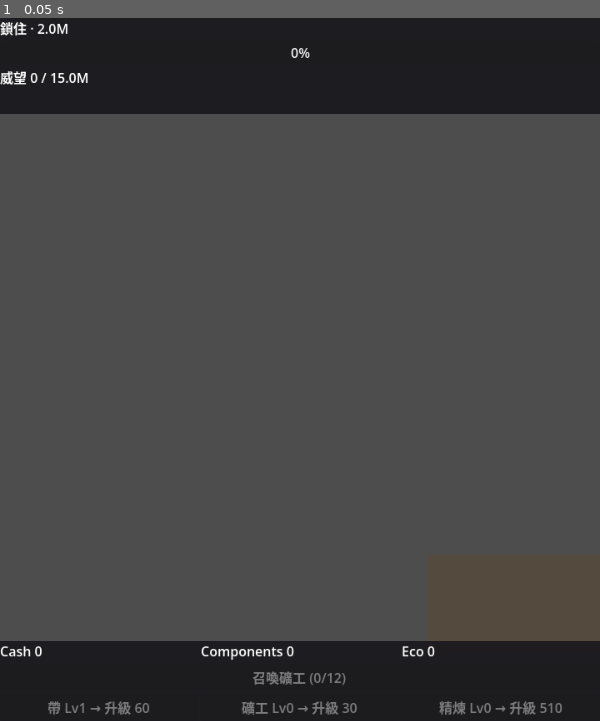
Above: before the commit, frame 1.
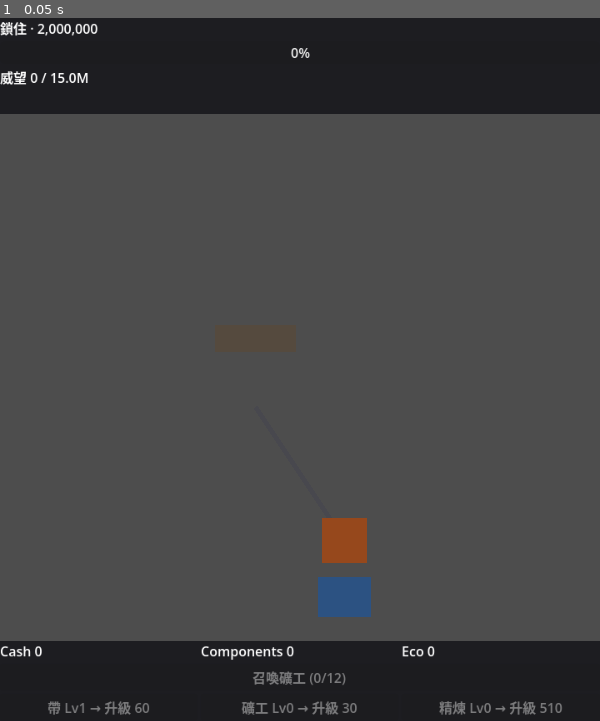
Above: after the commit, the same moment.

Repository: sordiulamjp/junkpile-tycoon
Game: Godot game, scene res://main.tscn
The game is run twice, just before and just after one commit, with the same random seed, the same clock (stepped at 60 frames per second) and the same inputs.
Inputs:
- Up to frame 1 (0.05 s): no input

The runs differ from the first frame. In frame 1, 1.1% of the frame differs, in the area x 7-62%, y 0-86%.

Commit message:
fix(scene): correct camera framing and miner/pile root positions (VR-03 review fix)
Two review-blocking bugs (ALTA-150):
- Camera size/center were derived solely from docx screen_kx/ky/cy
  with a made-up formula, putting BeltTrack/Smelter/Warehouse/
  BELT_HEAD entirely outside the frustum. Camera now fits itself from
  the actual site coordinates (foothill/belt_head/smelter/warehouse +
  full-cap mountain growth) so the mid HUD band (hud_top..1-hud_bottom)
  always contains them, regardless of future coordinate tuning.
- MinersRoot/PileRoot were never positioned at site_foothill_pos, so
  miners and tappable debris spawned at the world origin, landing
  inside the bottom HUD's screen band where the ColorRect's input
  swallowed taps before physics picking ever saw them (first miner
  could never be manually afforded). Both roots now sit at
  site_foothill_pos like the mountain itself.

Also: top-bar lock label now prints the full number ("鎖住 ·
2,000,000") instead of the K/M abbreviation used elsewhere in the HUD.

Adds a headless camera-frustum/unproject regression test (Review's
suggestion) covering belt/furnace/warehouse, mountain-top-at-full-cap,
and a summoned miner + spawned pile chunk, so a future coordinate or
HUD-ratio change that pushes anything out of the mid band fails CI
instead of only being caught by manual device testing.

GUT: 46/46 passing.

Co-Authored-By: Claude Sonnet 5 <noreply@anthropic.com>
Co-authored-by: multica-agent <github@multica.ai>

Diff:
--- a/main.gd
+++ b/main.gd
@@ -14,6 +14,13 @@
 ## 正交相機嘅視野縮放同垂直置中，令山腳／帶／爐喺 3:4 直版入面啱晒
 ## HUD 12/66/22 版面。
 
+## 山腳堆疊嘅盒仔尺寸——純美術造型，唔係遊戲數值，所以留喺呢度做
+## script const（唔屬於 constants.gd 嘅「數值」，但相機取景要用嚟計算
+## 山頂最高會去到邊，所以抽出嚟同 _rebuild_foothill_stack() 共用，
+## 避免兩處各自 hardcode 一份出現唔一致）。
+const FOOTHILL_BASE_HEIGHT := 0.3
+const FOOTHILL_TIER_HEIGHT := 0.16
+
 var c: GameConstants
 var state: GameState
 var rng := RandomNumberGenerator.new()
@@ -74,6 +81,47 @@
 func _site_to_world(v: Vector2, z: float = 0.0) -> Vector3:
 	return Vector3(v.x, v.y, z)
 
+## 由實際場地座標（山腳／帶頭／爐／倉，加山頂長到盡嘅高度）反推正交
+## 相機嘅 size／中心，令呢啲物件嘅螢幕 Y 比例落喺 hud_top~1-hud_bottom
+## 之間（中層 66% 果段），唔會俾頂／底 HUD 遮咗。
+##
+## 上一版單憑 docx 嘅 screen_kx／screen_ky／screen_cy 三個數推導鏡頭
+## size／中心，撞出帶／爐／倉全部跌出畫面（Review 意見，見 ALTA-150）。
+## 原 Canvas 工程／docx 冇留低呢三個數點樣換算做正交相機參數嘅公式，
+## 淨憑估好易再撞第二次；而家改為直接由場地座標反推，保證幾個關鍵
+## 節點實跌喺中層帶入面。screen_kx／screen_ky／screen_cy 冇再用喺呢個
+## function（留喺 constants.gd 等後續搵返原公式或者遠端設定接手）。
+func _compute_camera_frame() -> Dictionary:
+	var pts: Array[Vector2] = [c.site_foothill_pos, c.belt_head_pos, c.smelter_pos, c.warehouse_pos]
+	var min_x: float = pts[0].x
+	var max_x: float = pts[0].x
+	var min_y: float = pts[0].y
+	var max_y: float = pts[0].y
+	for p in pts:
+		min_x = minf(min_x, p.x)
+		max_x = maxf(max_x, p.x)
+		min_y = minf(min_y, p.y)
+		max_y = maxf(max_y, p.y)
+
+	# 山頂會隨召喚礦工長到最盡（miner_summon_cap 層），連埋預留返
+	# 少少邊界，保證由 0 個礦工到 12 個礦工都留喺中層帶入面。
+	var mountain_top: float = c.site_foothill_pos.y + FOOTHILL_BASE_HEIGHT \
+		+ float(c.miner_summon_cap) * FOOTHILL_TIER_HEIGHT
+	max_y = maxf(max_y, mountain_top)
+	max_y += 0.3   # 山頂／礦工盒仔留白
+	min_y -= 0.5   # 倉腳留白
+	min_x -= 0.5
+	max_x += 0.5
+
+	var top_frac: float = c.hud_top / 100.0
+	var bottom_frac: float = 1.0 - (c.hud_bottom / 100.0)
+
+	var size: float = (max_y - min_y) / (bottom_frac - top_frac)
+	var world_cy: float = max_y - size * (0.5 - top_frac)
+	var world_cx: float = (min_x + max_x) * 0.5
+
+	return {"size": size, "cx": world_cx, "cy": world_cy}
+
 func _make_box(size: Vector3, color: Color) -> MeshInstance3D:
 	var mesh_instance := MeshInstance3D.new()
 	var box := BoxMesh.new()
@@ -92,12 +140,12 @@
 	var cam := Camera3D.new()
 	cam.name = "Camera3D"
 	cam.projection = Camera3D.PROJECTION_ORTHOGONAL
-	# screen_ky 決定正交相機視野嘅垂直縮放；screen_cy 決定畫面中心對應
-	# 嘅世界 Y，令山腳到帶／爐嘅範圍啱晒 3:4 直版嘅中層（HUD mid 66%）。
-	cam.size = 1.0 / c.screen_ky
-	var world_cy: float = c.screen_cy / c.screen_ky
-	cam.position = Vector3(0.0, world_cy, 10.0)
+	cam.keep_aspect = Camera3D.KEEP_HEIGHT # size＝視野「高度」，唔受畫面闊度影響
+	var frame := _compute_camera_frame()
+	cam.size = frame["size"]
+	cam.position = Vector3(frame["cx"], frame["cy"], 10.0)
 	cam.rotation = Vector3.ZERO # 望向 -Z
+	cam.current = true
 	_world.add_child(cam)
 
 	var light := DirectionalLight3D.new()
@@ -130,12 +178,18 @@
 	warehouse.position = _site_to_world(c.warehouse_pos, 0.22)
 	_world.add_child(warehouse)
 
+	# 礦工／山腳碎料嘅本地座標係「相對山腳」嘅少少 jitter；root 本身要
+	# 擺喺 site_foothill_pos，唔係就會全部跌喺世界原點（同底部 HUD
+	# 個 ColorRect 重疊，tap 事件俾 GUI 食咗去唔到 physics picking——
+	# Review 意見，見 ALTA-150）。
 	_miners_root = Node3D.new()
 	_miners_root.name = "MinersRoot"
+	_miners_root.position = _site_to_world(c.site_foothill_pos)
 	_world.add_child(_miners_root)
 
 	_pile_root = Node3D.new()
 	_pile_root.name = "PileRoot"
+	_pile_root.position = _site_to_world(c.site_foothill_pos)
 	_world.add_child(_pile_root)
 
 	_belt_items_root = Node3D.new()
@@ -153,8 +207,10 @@
 	var tiers: int = state.miner_count
 	for i in range(tiers):
 		var t: float = float(i) / float(maxi(c.miner_summon_cap, 1))
-		var box := _make_box(Vector3(0.75 - t * 0.35, 0.16, 0.5 - t * 0.2), Color(0.5, 0.44, 0.36))
-		box.position = Vector3(0.0, 0.3 + float(i) * 0.16, 0.0)
+		var box := _make_box(
+			Vector3(0.75 - t * 0.35, FOOTHILL_TIER_HEIGHT, 0.5 - t * 0.2), Color(0.5, 0.44, 0.36)
+		)
+		box.position = Vector3(0.0, FOOTHILL_BASE_HEIGHT + float(i) * FOOTHILL_TIER_HEIGHT, 0.0)
 		_foothill_root.add_child(box)
 
 
@@ -272,7 +328,9 @@
 	top_bar.add_child(top_vbox)
 
 	_lock_label = Label.new()
-	_lock_label.text = "鎖住 · %s" % _fmt_num(c.unlock_price("mid"))
+	# issue 文案要求完整數字「鎖住 · 2,000,000」，唔用 _fmt_num() 嘅
+	# K/M 縮寫（嗰個係俾底部窄 HUD 用）。
+	_lock_label.text = "鎖住 · %s" % _fmt_int_commas(c.unlock_price("mid"))
 	top_vbox.add_child(_lock_label)
 
 	_prestige_bar = ProgressBar.new()
@@ -366,3 +424,16 @@
 		v /= 1000.0
 		idx += 1
 	return "%s%.1f%s" % [sign_str, v, units[idx]]
+
+## 完整數字加千分位逗號（例如 2000000.0 → "2,000,000"），俾頂欄常駐
+## 提示用——嗰度地方夠闊，issue 文案亦要求完整數字。
+func _fmt_int_commas(n: float) -> String:
+	var sign_str := "-" if n < 0.0 else ""
+	var digits := str(int(round(absf(n))))
+	var grouped := ""
+	for i in range(digits.length()):
+		var pos_from_right := digits.length() - i
+		grouped += digits[i]
+		if pos_from_right > 1 and pos_from_right % 3 == 1:
+			grouped += ","
+	return sign_str + grouped
--- a/test/test_main_scene.gd
+++ b/test/test_main_scene.gd
@@ -18,6 +18,8 @@
 	assert_not_null(main.get_node_or_null("HUD"))
 	assert_not_null(main.get_node_or_null("HUD/TopBar"))
 	assert_not_null(main.get_node_or_null("HUD/BottomBar"))
+	# issue 文案要求完整數字，唔係 _fmt_num() 嘅 K/M 縮寫（Review 意見）。
+	assert_eq(main._lock_label.text, "鎖住 · 2,000,000")
 
 	for i in range(5):
 		main._process(0.1)
@@ -51,3 +53,64 @@
 	var gained: float = main.state.scoop_ore(ore_key)
 	assert_gt(gained, 0.0)
 	assert_true(main.state.pile_debris.is_empty())
+
+
+# ── 相機取景回歸測試（Review 意見，ALTA-150：帶／爐／倉／礦工／碎料
+# 一度全部跌出 frustum，或者疊落底部 HUD）───────────────────────
+#
+# 用 Camera3D.is_position_in_frustum() / unproject_position() 實測，
+# 唔淨係睇個場景「起到」，日後改場地座標／HUD 比例都會自動抓到回歸。
+
+func _assert_in_mid_band(cam: Camera3D, world_pos: Vector3, viewport_h: float, label: String) -> void:
+	assert_true(cam.is_position_in_frustum(world_pos), "%s 應該喺 frustum 入面" % label)
+	var screen_y: float = cam.unproject_position(world_pos).y
+	var frac: float = screen_y / viewport_h
+	var top_frac: float = main.c.hud_top / 100.0
+	var bottom_frac: float = 1.0 - (main.c.hud_bottom / 100.0)
+	assert_true(
+		frac >= top_frac and frac <= bottom_frac,
+		"%s 螢幕 Y 比例 %.3f 應該喺中層帶 [%.2f, %.2f] 之內（唔應該俾頂／底 HUD 遮咗）"
+			% [label, frac, top_frac, bottom_frac]
+	)
+
+func test_belt_furnace_warehouse_are_in_camera_mid_band() -> void:
+	var scene: PackedScene = load("res://main.tscn")
+	main = scene.instantiate()
+	add_child_autofree(main)
+
+	var cam: Camera3D = main.get_node("World/Camera3D")
+	var viewport_h: float = main.get_viewport().get_visible_rect().size.y
+
+	_assert_in_mid_band(cam, main._site_to_world(main.c.site_foothill_pos), viewport_h, "Foothill")
+	_assert_in_mid_band(cam, main._site_to_world(main.c.belt_head_pos), viewport_h, "BELT_HEAD")
+	_assert_in_mid_band(cam, main._site_to_world(main.c.smelter_pos, 0.25), viewport_h, "Smelter")
+	_assert_in_mid_band(cam, main._site_to_world(main.c.warehouse_pos, 0.22), viewport_h, "Warehouse")
+
+func test_mountain_top_at_full_miner_cap_still_in_mid_band() -> void:
+	var scene: PackedScene = load("res://main.tscn")
+	main = scene.instantiate()
+	add_child_autofree(main)
+
+	var cam: Camera3D = main.get_node("World/Camera3D")
+	var viewport_h: float = main.get_viewport().get_visible_rect().size.y
+	var top_y: float = main.c.site_foothill_pos.y + main.FOOTHILL_BASE_HEIGHT \
+		+ float(main.c.miner_summon_cap) * main.FOOTHILL_TIER_HEIGHT
+	_assert_in_mid_band(
+		cam, main._site_to_world(Vector2(main.c.site_foothill_pos.x, top_y)), viewport_h, "MountainTopAtCap"
+	)
+
+func test_summoned_miner_and_pile_debris_land_in_camera_mid_band() -> void:
+	var scene: PackedScene = load("res://main.tscn")
+	main = scene.instantiate()
+	add_child_autofree(main)
+
+	main.state.cash = main.state.next_miner_cost()
+	main._try_summon_miner()
+	main._on_pile_spawn_timeout()
+
+	var cam: Camera3D = main.get_node("World/Camera3D")
+	var viewport_h: float = main.get_viewport().get_visible_rect().size.y
+	var miner: Node3D = main._miners_root.get_child(0)
+	var chunk: Node3D = main._pile_root.get_child(0)
+	_assert_in_mid_band(cam, miner.global_position, viewport_h, "Miner")
+	_assert_in_mid_band(cam, chunk.global_position, viewport_h, "PileDebrisChunk")
